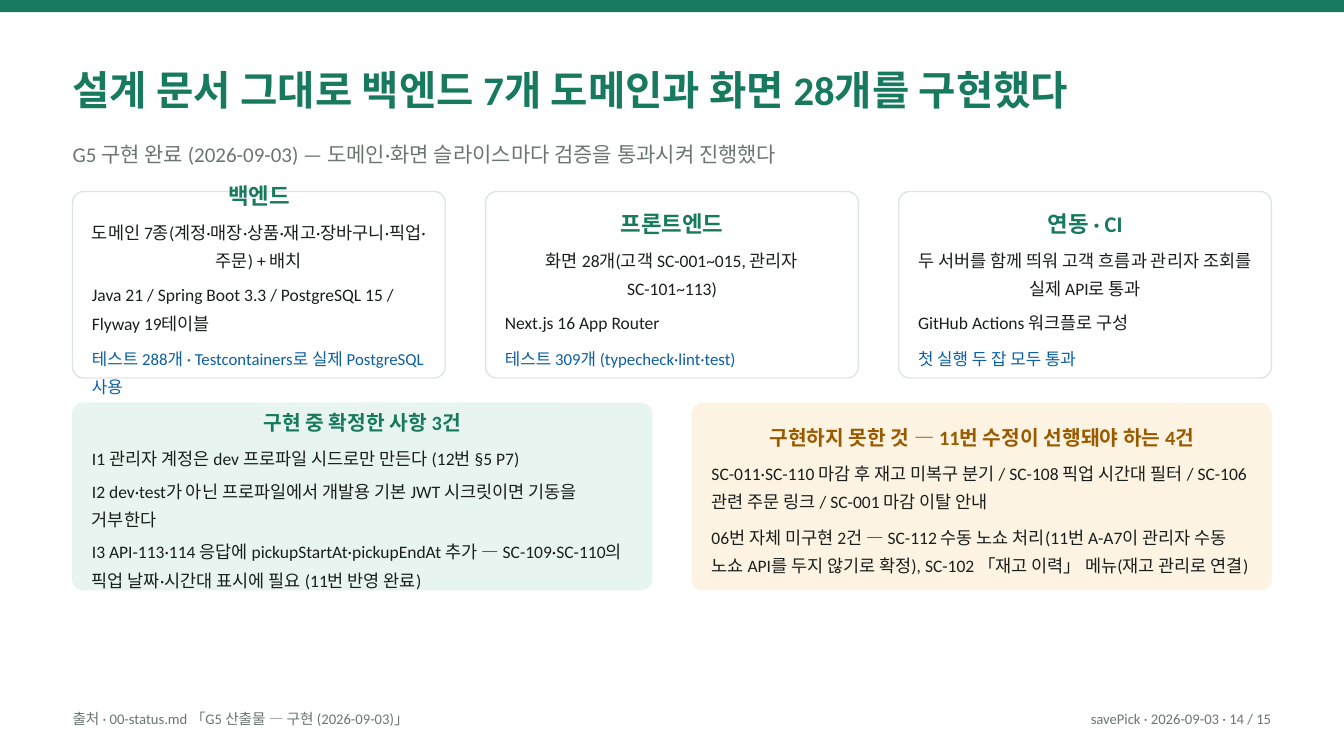
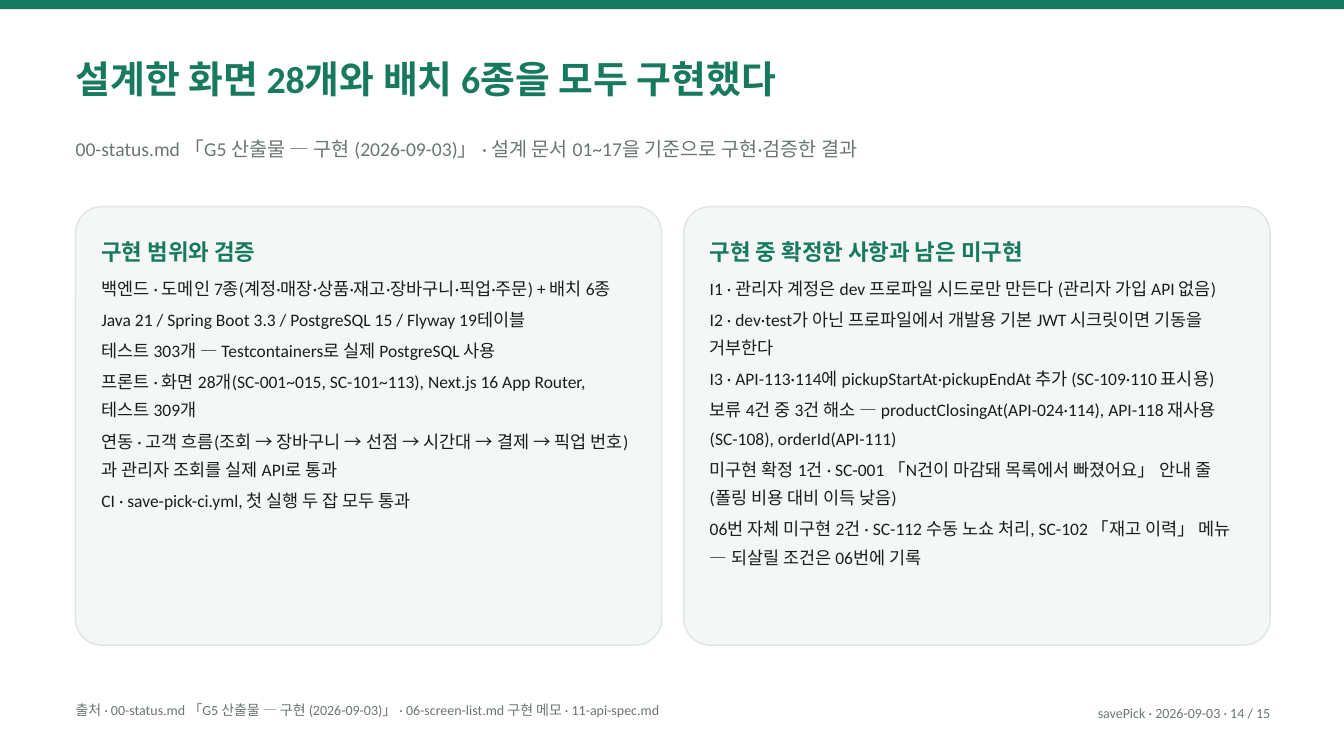
Before and after one commit to eom-tae-in/product-engineering-lab, a slide deck: slide 14 of projects/save-pick/deliverables/save-pick-overview.pptx. Drawn at 1344x756 pixels with LibreOffice and Linux fonts; fonts in the diff are those of the drawing. Boxes give left, top, right and bottom in pixels: in the first picture for what was removed or moved away, otherwise in the second. Text is boxed around its words. In the diff, an @@ line names an element or a change of style, - is before the commit and + after.

```diff
--- a/projects/save-pick/deliverables/save-pick-overview.pptx
+++ b/projects/save-pick/deliverables/save-pick-overview.pptx
@@ text at [76, 61, 776, 97]: text changed; size 29 to 27 pt @@
-설계 문서 그대로 백엔드 7개 도메인과 화면 28개를 구현했다
+설계한 화면 28개와 배치 6종을 모두 구현했다
@@ text at [76, 139, 857, 159]: text changed; size 15 to 14 pt @@
-G5 구현 완료 (2026-09-03) — 도메인·화면 슬라이스마다 검증을 통과시켜 진행했다
+00-status.md 「G5 산출물 — 구현 (2026-09-03)」 · 설계 문서 01~17을 기준으로 구현·검증한 결과
@@ rounded rectangle "구현 범위와 검증": place and size @@
-rounded rectangle "구현 범위와 검증" at [73, 192, 446, 378]
+rounded rectangle "구현 범위와 검증" at [76, 207, 662, 645]
@@ rounded rectangle "구현 범위와 검증" at [76, 207, 662, 645]: vertical alignment middle to top; fill #FFFFFF to #F4F7F5 @@
@@ rounded rectangle removed at [486, 192, 859, 378] @@
-프론트엔드
-화면 28개(고객 SC-001~015, 관리자 SC-101~113)
-Next.js 16 App Router
-테스트 309개 (typecheck·lint·test)
@@ rounded rectangle added at [685, 207, 1271, 645], fill #F4F7F5, outline #DFE6E2 1 pt, 12.5 pt, text #1A1F1C @@
+구현 중 확정한 사항과 남은 미구현
+I1 · 관리자 계정은 dev 프로파일 시드로만 만든다 (관리자 가입 API 없음)
+I2 · dev·test가 아닌 프로파일에서 개발용 기본 JWT 시크릿이면 기동을 거부한다
+I3 · API-113·114에 pickupStartAt·pickupEndAt 추가 (SC-109·110 표시용)
+보류 4건 중 3건 해소 — productClosingAt(API-024·114), API-118 재사용(SC-108), orderId(API-111)
+미구현 확정 1건 · SC-001 「N건이 마감돼 목록에서 빠졌어요」 안내 줄 (폴링 비용 대비 이득 낮음)
+06번 자체 미구현 2건 · SC-112 수동 노쇼 처리, SC-102 「재고 이력」 메뉴 — 되살릴 조건은 06번에 기록
@@ rounded rectangle removed at [899, 192, 1272, 378] @@
-연동 · CI
-두 서버를 함께 띄워 고객 흐름과 관리자 조회를 실제 API로 통과
-GitHub Actions 워크플로 구성
-첫 실행 두 잡 모두 통과
@@ text in rounded rectangle at [101, 241, 629, 510]: text changed @@
-백엔드
-도메인 7종(계정·매장·상품·재고·장바구니·픽업·주문) + 배치
-Java 21 / Spring Boot 3.3 / PostgreSQL 15 / Flyway 19테이블
-테스트 288개 · Testcontainers로 실제 PostgreSQL 사용
+구현 범위와 검증
+백엔드 · 도메인 7종(계정·매장·상품·재고·장바구니·픽업·주문) + 배치 6종
+Java 21 / Spring Boot 3.3 / PostgreSQL 15 / Flyway 19테이블
+테스트 303개 — Testcontainers로 실제 PostgreSQL 사용
+프론트 · 화면 28개(SC-001~015, SC-101~113), Next.js 16 App Router, 테스트 309개
+연동 · 고객 흐름(조회 → 장바구니 → 선점 → 시간대 → 결제 → 픽업 번호)과 관리자 조회를 실제 API로 통과
+CI · save-pick-ci.yml, 첫 실행 두 잡 모두 통과
@@ rounded rectangle removed at [73, 403, 652, 590] @@
-구현 중 확정한 사항 3건
-I1 관리자 계정은 dev 프로파일 시드로만 만든다 (12번 §5 P7)
-I2 dev·test가 아닌 프로파일에서 개발용 기본 JWT 시크릿이면 기동을 거부한다
-I3 API-113·114 응답에 pickupStartAt·pickupEndAt 추가 — SC-109·SC-110의 픽업 날짜·시간대 표시에 필요 (11번 반영 완료)
@@ rounded rectangle removed at [693, 403, 1272, 590] @@
-구현하지 못한 것 — 11번 수정이 선행돼야 하는 4건
-SC-011·SC-110 마감 후 재고 미복구 분기 / SC-108 픽업 시간대 필터 / SC-106 관련 주문 링크 / SC-001 마감 이탈 안내
-06번 자체 미구현 2건 — SC-112 수동 노쇼 처리(11번 A-A7이 관리자 수동 노쇼 API를 두지 않기로 확정), SC-102 「재고 이력」 메뉴(재고 관리로 연결)
@@ text at [76, 703, 660, 717]: text changed; size 10.5 to 10 pt @@
-출처 · 00-status.md 「G5 산출물 — 구현 (2026-09-03)」
+출처 · 00-status.md 「G5 산출물 — 구현 (2026-09-03)」 · 06-screen-list.md 구현 메모 · 11-api-spec.md
@@ text "savePick · 2026-09-03 · 14 ...": place and size @@
-text "savePick · 2026-09-03 · 14 ..." at [1091, 714, 1271, 724]
+text "savePick · 2026-09-03 · 14 ..." at [1098, 708, 1270, 718]
@@ text "savePick · 2026-09-03 · 14 ..." at [1098, 708, 1270, 718]: size 10.5 to 10 pt; more space between paragraphs @@
```
Also in this commit, not shown: 14 other slides changed, 2 other files.
